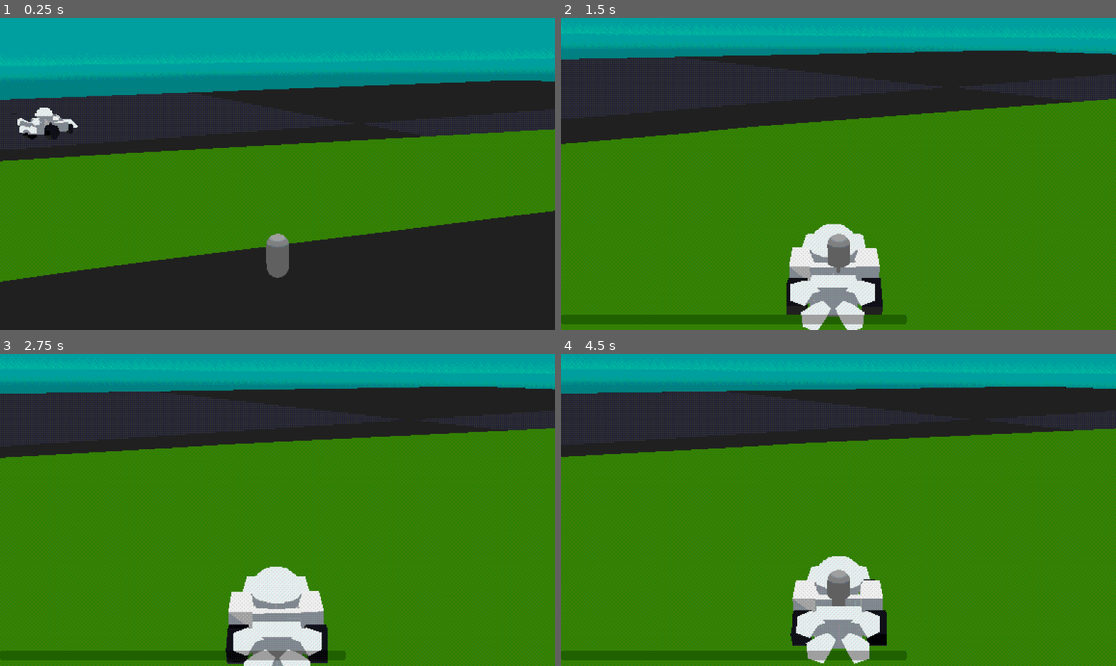
Above: before the commit, frames 1-4 (two rows, left to right).
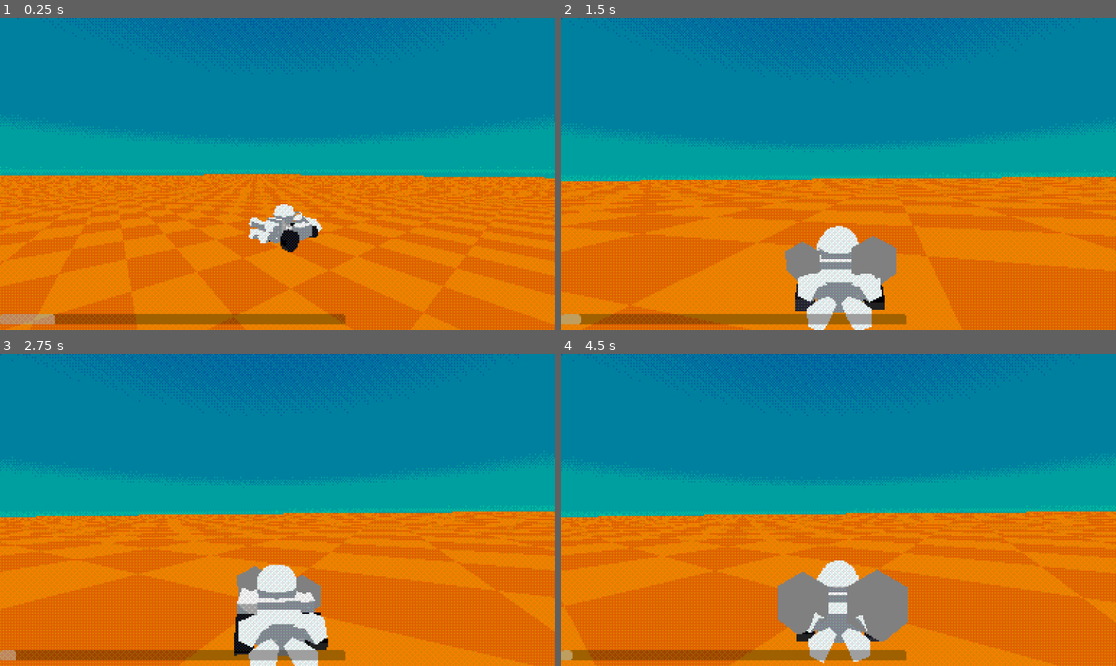
Above: after the commit, the same moments.

Repository: water7oo/Godot-Kart-Game
Game: Godot game, scene res://Game/track_1.tscn
Two runs of this game, one before a commit and one after it. Both use one fixed random seed, a clock stepped at 60 frames per second and the inputs below.
Inputs:
- Up to frame 1 (0.25 s): no input
- Up to frame 2 (1.5 s): hold D (move_right) 0.53-1.28 s; hold J (move_drift) 0.53-1.28 s; tap W (move_gas) at 0.8, 1.35 s; hold S (move_brake) from 1.28 s (still down)
- Up to frame 3 (2.75 s): tap J (move_drift) at 1.55 s; release S (move_brake) at 2.03 s; hold D (move_right) from 2.03 s (still down); hold J (move_drift) from 2.03 s (still down); tap W (move_gas) at 2.3 s
- Up to frame 4 (4.5 s): release J (move_drift) at 2.78 s; tap W (move_gas) at 2.85, 3.8, 4.35 s; tap J (move_drift) at 3.05 s; release D (move_right) at 3.53 s; hold J (move_drift) 3.53-4.28 s; hold A (move_left) from 3.53 s (still down)

The runs differ from the first frame. In frame 1, 99% of the frame differs, in the area x 0-100%, y 0-100%; in frame 2, 98%; in frame 3, 98%; in frame 4, 98%.

Commit message:
Improved Drifting Logic

Diff:
--- a/Game/track_1.tscn
+++ b/Game/track_1.tscn
@@ -1,11 +1,10 @@
 [gd_scene load_steps=11 format=3 uid="uid://bramde02kmtgl"]
 
-[ext_resource type="Material" uid="uid://tw57ogy135bv" path="res://Materials/Track1.tres" id="1_qk13b"]
+[ext_resource type="Texture2D" uid="uid://dl3j1ny70t032" path="res://Textures/kenney_prototype_textures/orange/texture_09.png" id="1_mrbgt"]
 [ext_resource type="PackedScene" uid="uid://dxbdmjmgua2h4" path="res://PlayerKart/camera.tscn" id="2_rpunu"]
 [ext_resource type="Script" path="res://Game/targetTOplayer.gd" id="3_b0dj6"]
 [ext_resource type="PackedScene" uid="uid://c234sbpgacxub" path="res://PlayerKart/PLAYERKARTPROTOTYPE.tscn" id="4_8f312"]
 [ext_resource type="Shader" path="res://Shaders/PicoPixel.gdshader" id="4_yi8s1"]
-[ext_resource type="PackedScene" uid="uid://crxwucwgbbrhe" path="res://Tracks/DSDesertHills.tscn" id="6_fvvw5"]
 
 [sub_resource type="ProceduralSkyMaterial" id="ProceduralSkyMaterial_utsgx"]
 sky_top_color = Color(0, 0.486275, 0.67451, 1)
@@ -25,13 +24,20 @@
 ambient_light_color = Color(0.741176, 0.741176, 0.741176, 1)
 adjustment_enabled = true
 
+[sub_resource type="StandardMaterial3D" id="StandardMaterial3D_k6bdy"]
+shading_mode = 0
+diffuse_mode = 3
+albedo_texture = ExtResource("1_mrbgt")
+uv1_scale = Vector3(57.32, 57.32, 57.32)
+texture_filter = 0
+
 [sub_resource type="ShaderMaterial" id="ShaderMaterial_bdwxw"]
 shader = ExtResource("4_yi8s1")
 shader_parameter/change_color_depth = true
 shader_parameter/target_color_depth = 3
 shader_parameter/dithering = true
 shader_parameter/scale_resolution = true
-shader_parameter/target_resolution_scale = 2
+shader_parameter/target_resolution_scale = 3
 shader_parameter/enable_recolor = false
 
 [node name="TRACK1" type="Node3D"]
@@ -44,8 +50,8 @@
 sky_mode = 1
 
 [node name="CSGCombiner3D" type="CSGCombiner3D" parent="."]
-transform = Transform3D(18.669, 0, 0, 0, 10.405, 0, 0, 0, 28.685, 0, 0, 0)
-material_override = ExtResource("1_qk13b")
+transform = Transform3D(88.151, 0, 0, 0, 49.13, 0, 0, 0, 135.444, 0, 0, 0)
+material_override = SubResource("StandardMaterial3D_k6bdy")
 use_collision = true
 
 [node name="CSGBox3D" type="CSGBox3D" parent="CSGCombiner3D"]
@@ -74,20 +80,25 @@
 render_target_update_mode = 4
 
 [node name="PlayerKartPrototype" parent="Preview/SubViewportContainer/SubViewport" instance=ExtResource("4_8f312")]
-transform = Transform3D(0.610767, 0, 0.79181, 0, 1, 0, -0.79181, 0, 0.610767, -83.9379, 19.5881, -106.195)
+transform = Transform3D(-0.0959848, 0, 0.995383, 0, 1, 0, -0.995383, 0, -0.0959848, -70.3025, 29.9506, -59.0049)
 
 [node name="CamTarget" type="Marker3D" parent="Preview/SubViewportContainer/SubViewport/PlayerKartPrototype"]
-transform = Transform3D(-0.999999, 0, -1.49012e-07, 0, 1, 0, 1.49012e-07, 0, -0.999999, 0.0320206, 1.5561, -1.4622)
+transform = Transform3D(-0.999999, 0, -1.49012e-07, 0, 1, 0, 1.49012e-07, 0, -0.999999, 0.0320168, 1.5561, -1.46219)
+gizmo_extents = 4.65
+script = ExtResource("3_b0dj6")
+enabled = false
+playerTarget = NodePath("..")
+
+[node name="fullView" type="Marker3D" parent="Preview/SubViewportContainer/SubViewport/PlayerKartPrototype"]
+transform = Transform3D(-1, 0, 2.08616e-07, 0, 1, 0, -2.08616e-07, 0, -1, -0.280716, 9.33852, -50.1353)
 gizmo_extents = 4.65
 script = ExtResource("3_b0dj6")
 enabled = false
 playerTarget = NodePath("..")
 
 [node name="Camera" parent="Preview/SubViewportContainer/SubViewport" instance=ExtResource("2_rpunu")]
-transform = Transform3D(-0.027152, -0.185433, -0.982282, 0.00240327, 0.982629, -0.185565, 0.999628, -0.00739912, -0.0262347, -235.898, 13.4572, -80.4315)
+transform = Transform3D(0.72953, 0, 0.683949, 0, 1, 0, -0.683949, 0, 0.72953, -163.541, 23.8197, 63.7233)
 target = NodePath("../PlayerKartPrototype/CamTarget")
-speed = 4.0
+speed = 10.0
+rotation_speed = 4.0
 enabled = true
-
-[node name="Root Scene" parent="." instance=ExtResource("6_fvvw5")]
-transform = Transform3D(-9.7384, 0, 1.00379, 0, 9.79, 0, -1.00379, 0, -9.7384, -337.103, -98.0155, -306.264)
--- a/Materials/Track1.tres
+++ b/Materials/Track1.tres
@@ -1,7 +1,7 @@
 [gd_resource type="ShaderMaterial" load_steps=4 format=3 uid="uid://tw57ogy135bv"]
 
 [ext_resource type="Shader" path="res://Shaders/PS1_Player_VertexWobbling.gdshader" id="1_w23w3"]
-[ext_resource type="Texture2D" uid="uid://02wkt312ifl3" path="res://Textures/kenney_prototype_textures/dark/texture_09.png" id="2_pynra"]
+[ext_resource type="Texture2D" uid="uid://ilq2c8u5prfi" path="res://Textures/kenney_prototype_textures/orange/texture_08.png" id="2_ldn5d"]
 
 [sub_resource type="ShaderMaterial" id="ShaderMaterial_febd3"]
 
@@ -11,6 +11,6 @@
 shader = ExtResource("1_w23w3")
 shader_parameter/affine_mapping = false
 shader_parameter/alpha_scissor = 0.5
-shader_parameter/jitter = 0.17
+shader_parameter/jitter = 0.034
 shader_parameter/resolution = Vector2i(320, 240)
-shader_parameter/albedo = ExtResource("2_pynra")
+shader_parameter/albedo = ExtResource("2_ldn5d")
--- a/PlayerKart/PLAYERKARTPROTOTYPE.tscn
+++ b/PlayerKart/PLAYERKARTPROTOTYPE.tscn
@@ -7,7 +7,7 @@
 [ext_resource type="PackedScene" uid="uid://bw6ni2fvfq41r" path="res://Particles/Drifting_Dust.tscn" id="5_fbn2b"]
 
 [sub_resource type="PhysicsMaterial" id="PhysicsMaterial_j3xoh"]
-rough = true
+friction = 0.0
 
 [sub_resource type="ConvexPolygonShape3D" id="ConvexPolygonShape3D_qsmfy"]
 points = PackedVector3Array(-2.01138, 0.148049, 3.32277, 1.96611, 1.4938, 1.44904, 1.58262, 1.68819, 3.32277, -1.49777, …(823 unchanged characters)…
@@ -299,20 +299,25 @@
 [sub_resource type="SphereMesh" id="SphereMesh_ftcsj"]
 
 [node name="PlayerKartPrototype" type="VehicleBody3D"]
-mass = 5.0
+axis_lock_angular_x = true
+mass = 4.0
 physics_material_override = SubResource("PhysicsMaterial_j3xoh")
+center_of_mass_mode = 1
+can_sleep = false
+linear_velocity = Vector3(5, 0, 5)
 steering = 3.14159
 script = ExtResource("1_2a7lg")
-Initial_max_steer = 0.25
+Initial_max_steer = 0.3
 Initial_max_speed = 75
-MAX_SPEED = 75
-DRIFT_STEER = 0.4
+MAX_STEER = 0.3
+MAX_SPEED = 90
+DRIFT_STEER = 1.0
 BOOST_ENGINE_POWER = 150
 ENGINE_POWER = 150
-hopPower = 60
+hopPower = 40
 gravity = 30
 torquePower = 0
-boostPower = 1000
+boostPower = 150
 
 [node name="CollisionShape3D" type="CollisionShape3D" parent="."]
 transform = Transform3D(1, 0, 0, 0, 1, 0, 0, 0, 0.888785, 0, 1.19209e-07, 0)
@@ -442,7 +447,6 @@
 offset_right = 717.0
 offset_bottom = 636.0
 theme_override_font_sizes/font_size = 50
-value = 100.0
 show_percentage = false
 
 [node name="DriftDust" parent="." instance=ExtResource("5_fbn2b")]
--- a/PlayerKart/camera.gd
+++ b/PlayerKart/camera.gd
@@ -27,6 +27,9 @@
 		return
 
 	var new_global_transform = global_transform.interpolate_with(target_node.global_transform, speed * delta)
+	var new_rotation = global_transform.basis.slerp(target_node.global_transform.basis, rotation_speed * delta)
+
 	global_transform = new_global_transform
+	global_transform.basis = new_rotation
 
 	#Assign rotation variable for camera follow
--- a/PlayerKart/camera.tscn
+++ b/PlayerKart/camera.tscn
@@ -1,8 +1,7 @@
-[gd_scene load_steps=8 format=3 uid="uid://dxbdmjmgua2h4"]
+[gd_scene load_steps=6 format=3 uid="uid://dxbdmjmgua2h4"]
 
 [ext_resource type="Shader" path="res://Shaders/CameraOutline.gdshader" id="1_203pq"]
 [ext_resource type="Script" path="res://PlayerKart/camera.gd" id="1_y5joa"]
-[ext_resource type="Shader" path="res://Shaders/OUTLINE.gdshader" id="3_c240n"]
 
 [sub_resource type="ShaderMaterial" id="ShaderMaterial_co7ck"]
 render_priority = 0
@@ -13,22 +12,7 @@
 [sub_resource type="QuadMesh" id="QuadMesh_2tk2h"]
 size = Vector2(4, 4)
 
-[sub_resource type="ShaderMaterial" id="ShaderMaterial_ovrej"]
-render_priority = 0
-shader = ExtResource("3_c240n")
-shader_parameter/outlineColor = Color(0, 0, 0, 0.78)
-shader_parameter/depth_threshold = 0.025
-shader_parameter/normal_threshold = 0.5
-shader_parameter/normal_smoothing = 0.25
-shader_parameter/max_thickness = 1.3
-shader_parameter/min_thickness = 0.5
-shader_parameter/max_distance = 75.0
-shader_parameter/min_distance = 2.0
-shader_parameter/grazing_fresnel_power = 5.0
-shader_parameter/grazing_angle_mask_power = 1.0
-shader_parameter/grazing_angle_modulation_factor = 50.0
-
-[sub_resource type="CapsuleMesh" id="CapsuleMesh_uddto"]
+[sub_resource type="CylinderMesh" id="CylinderMesh_wmeos"]
 
 [node name="Camera" type="Node3D" node_paths=PackedStringArray("spring_arm_pivot")]
 script = ExtResource("1_y5joa")
@@ -37,12 +21,11 @@
 [node name="SpringArmPivot" type="Node3D" parent="."]
 
 [node name="SpringArm3D" type="SpringArm3D" parent="SpringArmPivot"]
-transform = Transform3D(1, 0, 0, 0, -0.898579, -0.438809, 0, 0.438809, -0.898579, 0, 11.1306, 21.2529)
+transform = Transform3D(1, 0, 0, 0, -0.912298, -0.409524, 0, 0.409524, -0.912298, 0, 5.69703, 12.1452)
 spring_length = 1.59
 
 [node name="Camera3D" type="Camera3D" parent="SpringArmPivot/SpringArm3D"]
-transform = Transform3D(1, 0, 0, 0, -0.986562, 0.163395, 0, -0.163395, -0.986562, 0, 8.07309, -17.2566)
-fov = 35.0
+transform = Transform3D(1, 0, 0, 0, -0.916273, 0.400557, 0, -0.400557, -0.916273, 0, 8.22436, -4.74764)
 
 [node name="MeshInstance3D" type="MeshInstance3D" parent="SpringArmPivot/SpringArm3D/Camera3D"]
 transform = Transform3D(1, 0, 0, 0, 0.994113, -0.108346, 0, 0.108346, 0.994113, 0, -0.151872, -1.09005)
@@ -52,6 +35,5 @@
 skeleton = NodePath("../../../..")
 
 [node name="MeshInstance3D" type="MeshInstance3D" parent="."]
-transform = Transform3D(1, 0, 0, 0, 1, 0, 0, 0, 1, 0, 0.768421, 0)
-material_override = SubResource("ShaderMaterial_ovrej")
-mesh = SubResource("CapsuleMesh_uddto")
+visible = false
+mesh = SubResource("CylinderMesh_wmeos")
--- a/Scripts/PLAYER.gd
+++ b/Scripts/PLAYER.gd
@@ -1,4 +1,5 @@
 extends VehicleBody3D
+@onready var Camera = get_node("/root/Camera")
 
 var camera = preload("res://PlayerKart/camera.tscn").instantiate()
 var spring_arm_pivot = camera.get_node("SpringArmPivot")
@@ -54,7 +55,7 @@
 # Drift parameters
 var is_drifting: bool = false
 var drift_progress: float = 0.0
-var drift_duration: float = 1000 # Time to fully drift (in seconds)
+var drift_duration: float = 5 # Time to fully drift (in seconds)
 
 # Friction slip values
 var normal_friction_slip_front: float = 10
@@ -63,14 +64,13 @@
 var drift_friction_slip_back: float = 0.0
 
 func _ready():
-	speedDebug.value = linear_velocity.z
 	pass # Replace with function body.
 
 
 func _physics_process(delta):
-
+	speedDebug.value = linear_velocity.length()
 	_proccess_movement(delta)
-	_proccess_drifting(delta)
+	_process_drifting(delta)
 	_proccess_boost(delta)
 	rotationLimit(delta)
 	particles(delta)
@@ -140,92 +140,94 @@
 
 
 	if particle_emitter1 && particle_emitter2:
-		if isOnGround and is_drifting:
+		if isOnGround && is_drifting:
 			particle_emitter1.set_emitting(true)
 			particle_emitter2.set_emitting(true)
+
 		else:
 			particle_emitter1.set_emitting(false)
 			particle_emitter2.set_emitting(false)
 
 
-func _proccess_drifting(delta):
-
-	#print(Wheel1.steering, Wheel2.steering)
+func _process_drifting(delta):
 	#if Input.is_action_just_pressed("move_drift") && isOnGround && hopCount == 0:
 		#apply_central_impulse(Vector3(0,hopPower,0))
-		##axis_lock_angular_z = true
+		#axis_lock_angular_z = true
 		#was_in_air = true
 		#isOnGround = false
 		#hopCount = 1
 		#print(hopCount)
 	#else:
 		#hopCount = 0
-
-
-	#if is_drifting:
-		#print("drifting")
-		#Wheel3.use_as_steering = true
-		#Wheel4.use_as_steering = true
-	#else:
-		#Wheel3.use_as_steering = false
-		#Wheel4.use_as_steering = false
-
-	#print(Wheel1.wheel_friction_slip)
-	if Input.is_action_pressed("move_drift") && isOnGround && linear_velocity.length() >= (MAX_SPEED - 20) && Input.is_action_pressed("move_gas"):
-		#await get_tree().create_timer(.5).timeout
+		#print(hopCount)
+
+	if Input.is_action_pressed("move_drift") && isOnGround && Input.is_action_pressed("move_gas"):
+		#await get_tree().create_timer(1).timeout
 
 		if Input.is_action_pressed("move_left") && isOnGround:
+			print("LEFT DRIFT")
+			if driftRight:
+				drift_progress -= delta / drift_duration
+			else:
+				drift_progress += delta / drift_duration
+			is_drifting = true
+
+		elif Input.is_action_pressed("move_right") && isOnGround:
+			print("RIGHT DRIFT")
+			if driftLeft:
+				drift_progress -= delta / drift_duration
+			else:
+				drift_progress += delta / drift_duration
+			is_drifting = true
+
+		else:
+			# If no direction input is pressed, stop drifting
+			stop_drifting(delta)
+
+		# Clamp drift progress between 0 and a reduced maximum value to prevent spinning out
+		drift_progress = clamp(drift_progress, 0.0, 0.8)
+
+		# If we're drifting, maintain the drift steering value
+		if drift_progress > 0.0:
+			MAX_STEER = lerp(Initial_max_steer, DRIFT_STEER, drift_progress)
+		else:
+			# Keep the MAX_STEER at DRIFT_STEER if the drift is in progress
 			MAX_STEER = DRIFT_STEER
-			drift_progress += delta / drift_duration
-			drift_progress = min(drift_progress, 1.0)
-			is_drifting = true
-			driftRight = true
-
-			#if driftRight:
-				#print("drift right while left")
-				#MAX_STEER = Initial_max_steer
-			#else:
-				#MAX_STEER = DRIFT_STEER
-
-		if Input.is_action_pressed("move_right") && isOnGround:
-			MAX_STEER = DRIFT_STEER
-			drift_progress += delta / drift_duration
-			drift_progress = min(drift_progress, 1.0)
-			is_drifting = true
-			driftLeft = true
-
-			#if driftLeft:
-				#print("drift left while right")
-				#MAX_STEER = Initial_max_steer
-			#else:
-				#MAX_STEER = DRIFT_STEER
-
+
+		# Slightly increase rear wheel friction to prevent spin-out
+		var rear_friction_boost = lerp(normal_friction_slip_back, drift_friction_slip_back * 12, drift_progress)
+		Wheel3.wheel_friction_slip = rear_friction_boost
+		Wheel4.wheel_friction_slip = rear_friction_boost
+
+		# Interpolate X and Z velocity to 5 when drifting
+		#linear_velocity.x = lerp(linear_velocity.x, 5, drift_progress)
+		#linear_velocity.z = lerp(linear_velocity.z, 5, drift_progress)
 
 	else:
-		MAX_STEER = Initial_max_steer
-		drift_progress -= delta / drift_duration
-		drift_progress = max(drift_progress, 0.0)
-		is_drifting = false
-
-		Wheel1.wheel_friction_slip = normal_friction_slip_front
-		Wheel2.wheel_friction_slip = normal_friction_slip_front
-		Wheel3.wheel_friction_slip = normal_friction_slip_back
-		Wheel4.wheel_friction_slip = normal_friction_slip_back
-		physics_material_override.friction = 1
-
-
-	var target_friction_slip_front = lerp(normal_friction_slip_front, drift_friction_slip_front, drift_progress)
-	var target_friction_slip_back = lerp(normal_friction_slip_back, drift_friction_slip_back, drift_progress)
-	Wheel1.wheel_friction_slip = target_friction_slip_front
-	Wheel2.wheel_friction_slip = target_friction_slip_front
-	Wheel3.wheel_friction_slip = target_friction_slip_back
-	Wheel4.wheel_friction_slip = target_friction_slip_back
-	# Optionally interpolate material friction if needed
-	physics_material_override.friction = lerp(1.0, 0.0, drift_progress)
+		# Stop drifting if drift button or directional input is released
+		stop_drifting(delta)
+
+		# Interpolate X and Z velocity back to 0 when not drifting
+		#linear_velocity.x = lerp(linear_velocity.x, 0, delta * 5.0)  # Adjust interpolation speed as needed
+		#linear_velocity.z = lerp(linear_velocity.z, 0, delta * 5.0)  # Adjust interpolation speed as needed
+
+
+
+func stop_drifting(delta):
+	MAX_STEER = lerp(MAX_STEER, Initial_max_steer, delta * 5)  # Smooth transition back to normal steering
+	drift_progress -= delta / drift_duration
+	drift_progress = max(drift_progress, 0.0)
+	is_drifting = false
+
+	# Reset friction values
+	Wheel1.wheel_friction_slip = normal_friction_slip_front
+	Wheel2.wheel_friction_slip = normal_friction_slip_front
+	Wheel3.wheel_friction_slip = normal_friction_slip_back
+	Wheel4.wheel_friction_slip = normal_friction_slip_back
+	physics_material_override.friction = 1
 
 
 func _proccess_boost(delta):
-	print(Wheel1.steering, Wheel2.steering)
 	if Input.is_action_just_pressed("boost_debug") && !is_boosting:
 		print("BOOSTING")
 		boost_timer = boostDuration
--- /dev/null
+++ b/Shaders/SpeedLines.gdshader
@@ -0,0 +1,59 @@
+shader_type canvas_item;
+
+
+uniform sampler2D noise: repeat_enable;
+uniform vec4 line_color: source_color;
+uniform float line_count: hint_range(0.0, 2.0, 0.05) = 0.5;
+uniform float line_density: hint_range(0.0, 1.0) = 0.5;
+uniform float line_faloff: hint_range(0.0, 1.0) = 0.25;
+uniform float mask_size: hint_range(0.0, 1.0) = 0.1;
+uniform float mask_edge: hint_range(0.0, 1.0) = 0.5;
+uniform float animation_speed: hint_range(1.0, 20.0) = 0.5;
+
+
+
+
+float inv_lerp(float from, float to, float value){
+  return (value - from) / (to - from);
+}
+
+
+
+
+vec2 polar_coordinates(vec2 uv, vec2 center, float zoom, float repeat)
+{
+	vec2 dir = uv - center;
+	float radius = length(dir) * 2.0;
+	float angle = atan(dir.y, dir.x) * 1.0/(PI * 2.0);
+	return mod(vec2(radius * zoom, angle * repeat), 1.0);
+}
+
+
+
+
+vec2 rotate_uv(vec2 uv, vec2 pivot, float rotation) {
+    float cosa = cos(rotation);
+    float sina = sin(rotation);
+    uv -= pivot;
+    return vec2(
+        cosa * uv.x - sina * uv.y,
+        cosa * uv.y + sina * uv.x
+    ) + pivot;
+}
+
+
+
+
+void fragment(){
+	vec2 polar_uv = polar_coordinates(rotate_uv(UV, vec2(0.5), floor(fract(TIME) * animation_speed) ) , vec2(0.5), 0.01, line_count);
+	vec3 lines = texture(noise, polar_uv).rgb;
+
+	float mask_value = length(UV - vec2(0.5));
+	float mask = inv_lerp(mask_size, mask_edge, mask_value);
+	float result = 1.0 - (mask * line_density);
+
+	result = smoothstep(result, result + line_faloff, lines.r);
+
+	COLOR.rgb = vec3(line_color.rgb);
+	COLOR.a = min(line_color.a, result);
+}
--- a/Tracks/mario_kart_dstrack.tscn
+++ b/Tracks/mario_kart_dstrack.tscn
@@ -16,4 +16,5 @@
 [node name="StaticBody3D" type="StaticBody3D" parent="mario_course" index="0"]
 
 [node name="CollisionShape3D" type="CollisionShape3D" parent="mario_course/StaticBody3D" index="0"]
+visible = false
 shape = SubResource("ConcavePolygonShape3D_5giiy")
--- a/project.godot
+++ b/project.godot
@@ -14,51 +14,65 @@
 run/main_scene="res://Game/track_1.tscn"
 config/features=PackedStringArray("4.2", "Forward Plus")
 
+[autoload]
+
+Camera="*res://PlayerKart/camera.gd"
+
 [editor]
 
-movie_writer/movie_file="C:/Users/scott/OneDrive/Desktop/Desktop Stuff/Timelapses_Recordings/GODOT_GAME_RECORDINGS/kartgame1.avi"
+movie_writer/movie_file="C:/Users/scott/OneDrive/Desktop/Desktop Stuff/Timelapses_Recordings/GODOT_GAME_RECORDINGS/kartgame2.avi"
 
 [input]
 
 move_right={
 "deadzone": 0.5,
 "events": [Object(InputEventKey,"resource_local_to_scene":false,"resource_name":"","device":-1,"window_id":0,"alt_pressed":false,"shift_pressed":false,"ctrl_pressed":false,"meta_pressed":false,"pressed":false,"keycode":0,"physical_keycode":68,"key_label":0,"unicode":100,"echo":false,"script":null)
+, Object(InputEventJoypadButton,"resource_local_to_scene":false,"resource_name":"","device":-1,"button_index":14,"pressure":0.0,"pressed":true,"script":null)
+, Object(InputEventJoypadMotion,"resource_local_to_scene":false,"resource_name":"","device":-1,"axis":0,"axis_value":1.0,"script":null)
 ]
 }
 move_left={
 "deadzone": 0.5,
 "events": [Object(InputEventKey,"resource_local_to_scene":false,"resource_name":"","device":-1,"window_id":0,"alt_pressed":false,"shift_pressed":false,"ctrl_pressed":false,"meta_pressed":false,"pressed":false,"keycode":0,"physical_keycode":65,"key_label":0,"unicode":97,"echo":false,"script":null)
+, Object(InputEventJoypadButton,"resource_local_to_scene":false,"resource_name":"","device":-1,"button_index":13,"pressure":0.0,"pressed":true,"script":null)
+, Object(InputEventJoypadMotion,"resource_local_to_scene":false,"resource_name":"","device":-1,"axis":0,"axis_value":-1.0,"script":null)
 ]
 }
 move_gas={
 "deadzone": 0.5,
 "events": [Object(InputEventKey,"resource_local_to_scene":false,"resource_name":"","device":-1,"window_id":0,"alt_pressed":false,"shift_pressed":false,"ctrl_pressed":false,"meta_pressed":false,"pressed":false,"keycode":0,"physical_keycode":87,"key_label":0,"unicode":119,"echo":false,"script":null)
+, Object(InputEventJoypadButton,"resource_local_to_scene":false,"resource_name":"","device":-1,"button_index":1,"pressure":0.0,"pressed":true,"script":null)
 ]
 }
 move_brake={
 "deadzone": 0.5,
 "events": [Object(InputEventKey,"resource_local_to_scene":false,"resource_name":"","device":-1,"window_id":0,"alt_pressed":false,"shift_pressed":false,"ctrl_pressed":false,"meta_pressed":false,"pressed":false,"keycode":0,"physical_keycode":83,"key_label":0,"unicode":115,"echo":false,"script":null)
+, Object(InputEventJoypadButton,"resource_local_to_scene":false,"resource_name":"","device":-1,"button_index":0,"pressure":0.0,"pressed":true,"script":null)
 ]
 }
 move_drift={
 "deadzone": 0.5,
 "events": [Object(InputEventKey,"resource_local_to_scene":false,"resource_name":"","device":-1,"window_id":0,"alt_pressed":false,"shift_pressed":false,"ctrl_pressed":false,"meta_pressed":false,"pressed":false,"keycode":0,"physical_keycode":74,"key_label":0,"unicode":106,"echo":false,"script":null)
 , Object(InputEventKey,"resource_local_to_scene":false,"resource_name":"","device":-1,"window_id":0,"alt_pressed":false,"shift_pressed":false,"ctrl_pressed":false,"meta_pressed":false,"pressed":false,"keycode":0,"physical_keycode":32,"key_label":0,"unicode":32,"echo":false,"script":null)
+, Object(InputEventJoypadMotion,"resource_local_to_scene":false,"resource_name":"","device":-1,"axis":5,"axis_value":1.0,"script":null)
 ]
 }
 move_hop={
 "deadzone": 0.5,
 "events": [Object(InputEventKey,"resource_local_to_scene":false,"resource_name":"","device":-1,"window_id":0,"alt_pressed":false,"shift_pressed":false,"ctrl_pressed":false,"meta_pressed":false,"pressed":false,"keycode":0,"physical_keycode":32,"key_label":0,"unicode":32,"echo":false,"script":null)
+, Object(InputEventJoypadMotion,"resource_local_to_scene":false,"resource_name":"","device":-1,"axis":5,"axis_value":1.0,"script":null)
 ]
 }
 quit_game={
 "deadzone": 0.5,
 "events": [Object(InputEventKey,"resource_local_to_scene":false,"resource_name":"","device":-1,"window_id":0,"alt_press …(182 unchanged characters)…
+, Object(InputEventJoypadButton,"resource_local_to_scene":false,"resource_name":"","device":-1,"button_index":6,"pressure":0.0,"pressed":true,"script":null)
 ]
 }
 boost_debug={
 "deadzone": 0.5,
 "events": [Object(InputEventKey,"resource_local_to_scene":false,"resource_name":"","device":-1,"window_id":0,"alt_pressed":false,"shift_pressed":false,"ctrl_pressed":false,"meta_pressed":false,"pressed":false,"keycode":0,"physical_keycode":67,"key_label":0,"unicode":99,"echo":false,"script":null)
+, Object(InputEventJoypadButton,"resource_local_to_scene":false,"resource_name":"","device":-1,"button_index":3,"pressure":0.0,"pressed":true,"script":null)
 ]
 }
 
